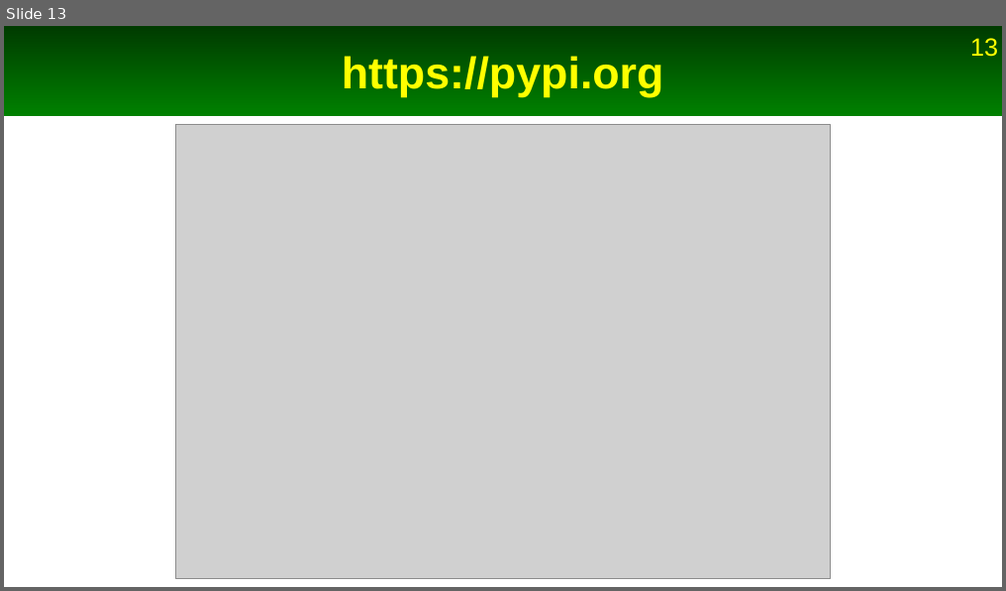
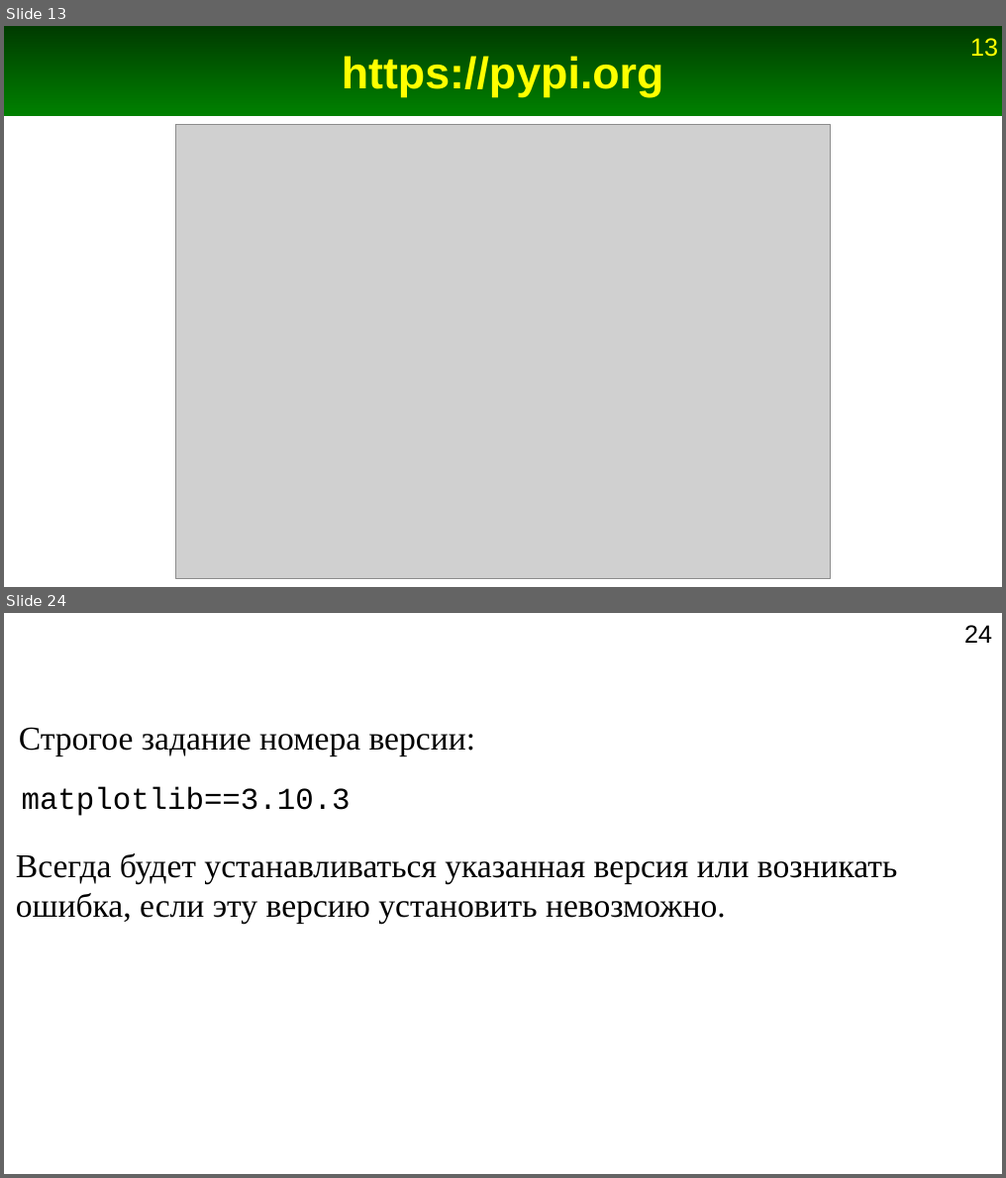
Before and after one commit to Jenyay/python-lectures, a slide deck: presentations/13. Modules.odp. Shown one above the other, each under a label of ours: slide 13 before the commit, slides 13 and 24 after it; the slides between them are not shown. The pictures are 1006x591 and 1006x1178 pixels, drawn with LibreOffice and Linux fonts; fonts in the diff are those of the drawing; grey boxes stand for pictures. Boxes give left, top, right and bottom in pixels: in the first picture for what was removed or moved away, otherwise in the second. Text is boxed around its words. In the diff, an @@ line names an element or a change of style, - is before the commit and + after.

```diff
--- a/presentations/13. Modules.odp
+++ b/presentations/13. Modules.odp
@@ slide 24 added at [4, 613, 1002, 1174], background #FFFFFF @@
@@ page number added at [964, 625, 992, 643], 18 pt, text #000000 @@
+24
@@ text added at [19, 727, 475, 757], 24 pt, text #000000 @@
+Строгое задание номера версии:
@@ text added at [22, 787, 350, 816], 22 pt, text #000000 @@
+matplotlib==3.10.3
@@ text added at [16, 854, 898, 924], 24 pt, text #000000 @@
+Всегда будет устанавливаться указанная версия или возникать ошибка, если эту версию установить невозможно.
```
Also in this commit, not shown: 6 slides changed, 12 other slides added, 1 other file.
